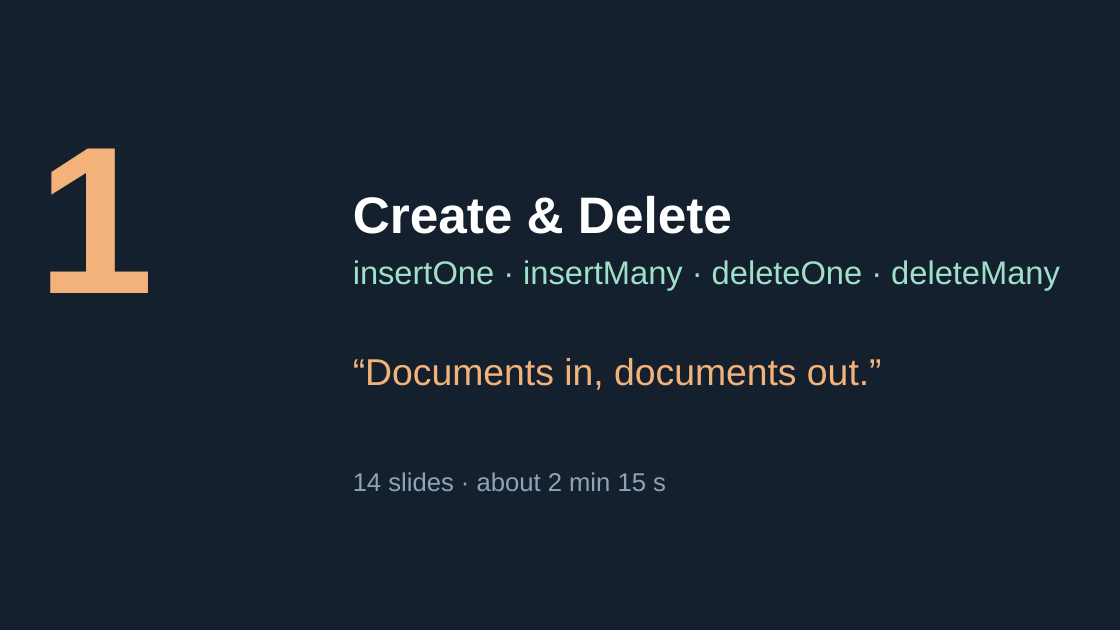
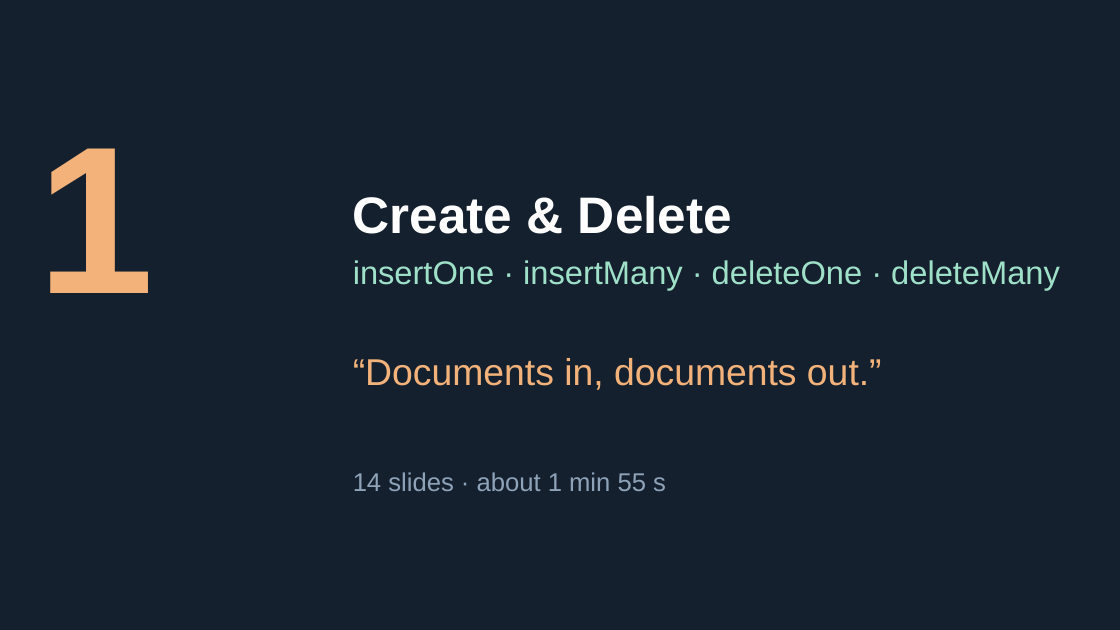
Before and after one commit to Tiredicey/ADBS, a slide deck: slide 3 of 01_FULL_DECK/ADBS_FULL_answer_key.pptx. Drawn at 1120x630 pixels with LibreOffice and Linux fonts; fonts in the diff are those of the drawing. Boxes give left, top, right and bottom in pixels: in the first picture for what was removed or moved away, otherwise in the second. Text is boxed around its words. In the diff, an @@ line names an element or a change of style, - is before the commit and + after.

```diff
--- a/01_FULL_DECK/ADBS_FULL_answer_key.pptx
+++ b/01_FULL_DECK/ADBS_FULL_answer_key.pptx
@@ text at box(353, 472, 666, 491): text changed @@
-14 slides · about 2 min 15 s
+14 slides · about 1 min 55 s
```
Also in this commit, not shown: 4 other files.
